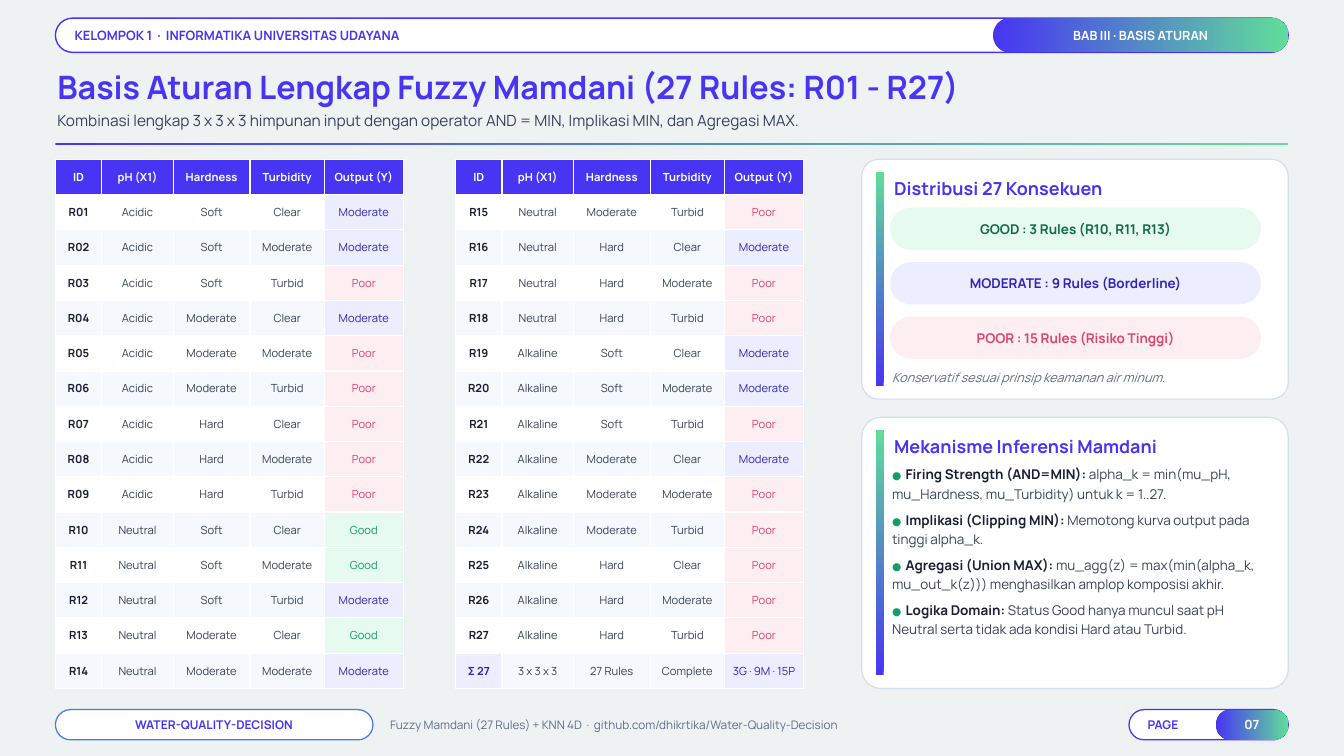
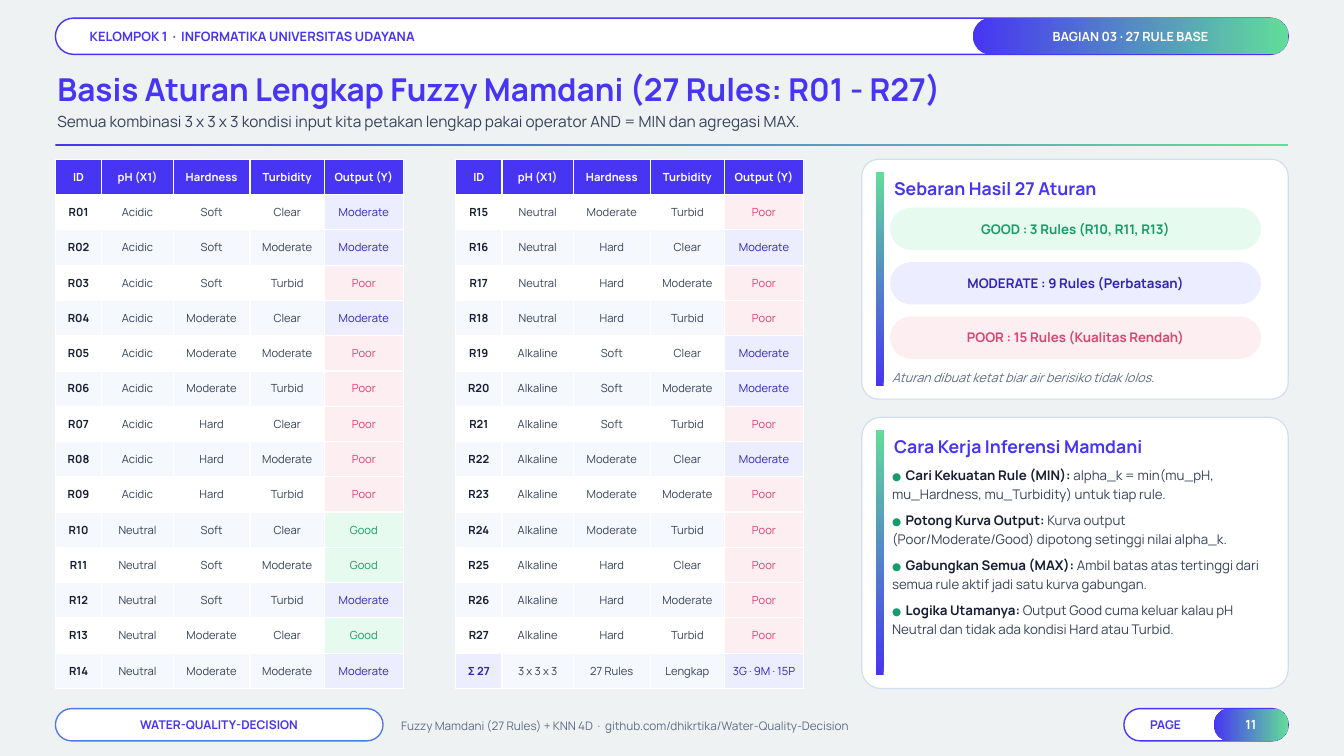
Before and after one commit to Niel-1/Water-Quality-Decision, a slide deck: slide 11 of docs/Presentasi_Final_Project_TLF_Kelompok_1.pptx (slide 7 before the commit). Drawn at 1344x756 pixels with LibreOffice and Linux fonts; fonts in the diff are those of the drawing; background and template pictures are left out. Boxes give left, top, right and bottom in pixels: in the first picture for what was removed or moved away, otherwise in the second. Text is boxed around its words. In the diff, an @@ line names an element or a change of style, - is before the commit and + after.

```diff
--- a/docs/Presentasi_Final_Project_TLF_Kelompok_1.pptx
+++ b/docs/Presentasi_Final_Project_TLF_Kelompok_1.pptx
@@ rounded rectangle added at <box>55,18,1289,54</box>, fill #FFFFFF, outline #4735F3 1 pt @@
@@ text "KELOMPOK 1 · INFORMATIKA UNIVERSITAS ...": place and size @@
-text "KELOMPOK 1 · INFORMATIKA UNIVERSITAS ..." at <box>55,18,1289,52</box>
+text "KELOMPOK 1 · INFORMATIKA UNIVERSITAS ..." at <box>90,31,415,41</box>
@@ text "KELOMPOK 1 · INFORMATIKA UNIVERSITAS ..." at <box>90,31,415,41</box>: fill #FFFFFF to none; outline #4735F3 1 pt to none @@
@@ rounded rectangle added at <box>973,18,1289,54</box>, fill gradient #4735F3 to #61DD99, 9 pt, text #FFFFFF, bold @@
+BAGIAN 03 · 27 RULE BASE
@@ rounded rectangle removed at <box>993,18,1289,52</box> @@
-BAB III · BASIS ATURAN
@@ text "Basis Aturan Lengkap Fuzzy Mamdani ..." at <box>57,73,941,109</box>: size 23 to 22.5 pt; line spacing 1.18 to 1.2 @@
@@ text at <box>57,115,800,131</box>: text changed @@
-Kombinasi lengkap 3 x 3 x 3 himpunan input dengan operator AND = MIN, Implikasi MIN, dan Agregasi MAX.
+Semua kombinasi 3 x 3 x 3 kondisi input kita petakan lengkap pakai operator AND = MIN dan agregasi MAX.
@@ table at <box>456,159,804,689</box> @@
-row 15, column 4: Complete
+row 15, column 4: Lengkap
@@ rounded rectangle "GOOD : 3 Rules (R10, ..." at <box>890,208,1261,250</box>: size 9.6 to 9.5 pt, text colour #0F6A49 to #169B6A @@
@@ text at <box>894,182,1096,196</box>: text changed; size 12.8 to 12.6 pt @@
-Distribusi 27 Konsekuen
+Sebaran Hasil 27 Aturan
@@ text in rounded rectangle at <box>967,277,1184,290</box>: text changed; size 9.6 to 9.5 pt @@
-MODERATE : 9 Rules (Borderline)
+MODERATE : 9 Rules (Perbatasan)
@@ text in rounded rectangle at <box>967,331,1184,345</box>: text changed; size 9.6 to 9.5 pt @@
-POOR : 15 Rules (Risiko Tinggi)
+POOR : 15 Rules (Kualitas Rendah)
@@ text at <box>892,373,1154,382</box>: text changed; size 9 to 8.9 pt @@
-Konservatif sesuai prinsip keamanan air minum.
+Aturan dibuat ketat biar air berisiko tidak lolos.
@@ text at <box>894,440,1142,458</box>: text changed; size 12.8 to 12.6 pt @@
-Mekanisme Inferensi Mamdani
+Cara Kerja Inferensi Mamdani
@@ text at <box>892,468,1259,634</box>: text changed; size 9.6 to 9.5 pt @@
-● Firing Strength (AND=MIN): alpha_k = min(mu_pH, mu_Hardness, mu_Turbidity) untuk k = 1..27.
-● Implikasi (Clipping MIN): Memotong kurva output pada tinggi alpha_k.
-● Agregasi (Union MAX): mu_agg(z) = max(min(alpha_k, mu_out_k(z))) menghasilkan amplop komposisi akhir.
-● Logika Domain: Status Good hanya muncul saat pH Neutral serta tidak ada kondisi Hard atau Turbid.
+● Cari Kekuatan Rule (MIN): alpha_k = min(mu_pH, mu_Hardness, mu_Turbidity) untuk tiap rule.
+● Potong Kurva Output: Kurva output (Poor/Moderate/Good) dipotong setinggi nilai alpha_k.
+● Gabungkan Semua (MAX): Ambil batas atas tertinggi dari semua rule aktif jadi satu kurva gabungan.
+● Logika Utamanya: Output Good cuma keluar kalau pH Neutral dan tidak ada kondisi Hard atau Turbid.
@@ rounded rectangle "WATER-QUALITY-DECISION": place and size @@
-rounded rectangle "WATER-QUALITY-DECISION" at <box>55,710,373,740</box>
+rounded rectangle "WATER-QUALITY-DECISION" at <box>55,709,383,741</box>
@@ rounded rectangle "WATER-QUALITY-DECISION" at <box>55,709,383,741</box>: outline #4E7AE8 0.9 pt to #4E7AE8 0.95 pt @@
@@ text "Fuzzy Mamdani (27 Rules) + ...": place and size @@
-text "Fuzzy Mamdani (27 Rules) + ..." at <box>390,719,838,732</box>
+text "Fuzzy Mamdani (27 Rules) + ..." at <box>401,720,849,733</box>
@@ text "Fuzzy Mamdani (27 Rules) + ..." at <box>401,720,849,733</box>: line spacing 1.18 to 1.2 @@
@@ rounded rectangle added at <box>1124,709,1289,741</box>, fill #FFFFFF, outline #4735F3 0.95 pt @@
@@ text "PAGE": place and size @@
-text "PAGE" at <box>1129,710,1289,740</box>
+text "PAGE" at <box>1150,720,1181,729</box>
@@ text "PAGE" at <box>1150,720,1181,729</box>: fill #FFFFFF to none; outline #4735F3 0.9 pt to none @@
@@ text in rounded rectangle at <box>1245,720,1256,729</box>: text changed @@
-07
+11
```
Also in this commit, not shown: 11 other slides changed, 8 slides added, 3 slides removed, 1 other file.
